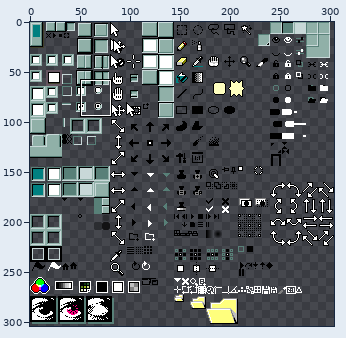
Sprite sheet, stored at Aseprite 95/eggplant/sheet.png. The first picture is a wide view before the edit; the outline marks the close-up.
Close-up. Before:
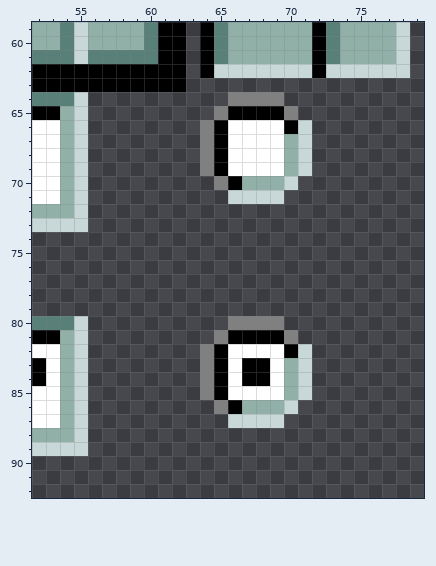
The file is 304x304 pixels. Pixels under 10% opacity are left out. Colours within 5 levels of each other are drawn and written as one. Shown: x 52..79, y 59..92.
And afterwards:
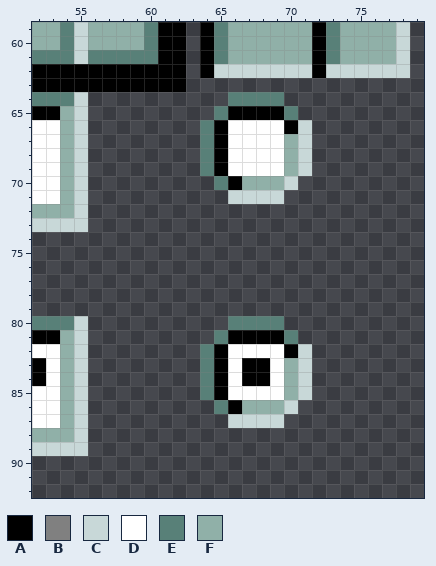
Palette (. is transparent): A #000000  B #808080  C #c8d8d8  D #ffffff  E #588078  F #90b0a8
Message: Fix Radio Button color in variants
Difference:
y 64: x 66..69 BBBB -> EEEE
y 65: x 65 B -> E; x 70 B -> E
y 66..69: x 64 B -> E
y 70: x 65 B -> E
y 80: x 66..69 BBBB -> EEEE
y 81: x 65 B -> E; x 70 B -> E
y 82..85: x 64 B -> E
y 86: x 65 B -> E
Changed places in both close-ups, as pixel boxes (x1, y1, x2, y2):
changed: (200, 92, 298, 190)
changed: (200, 316, 298, 414)
